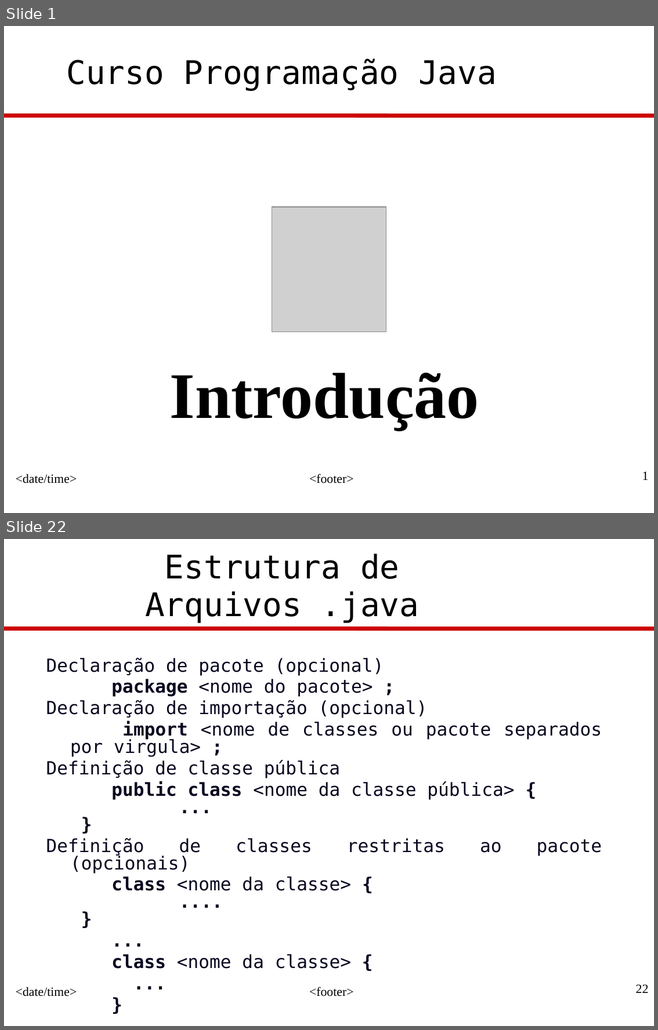
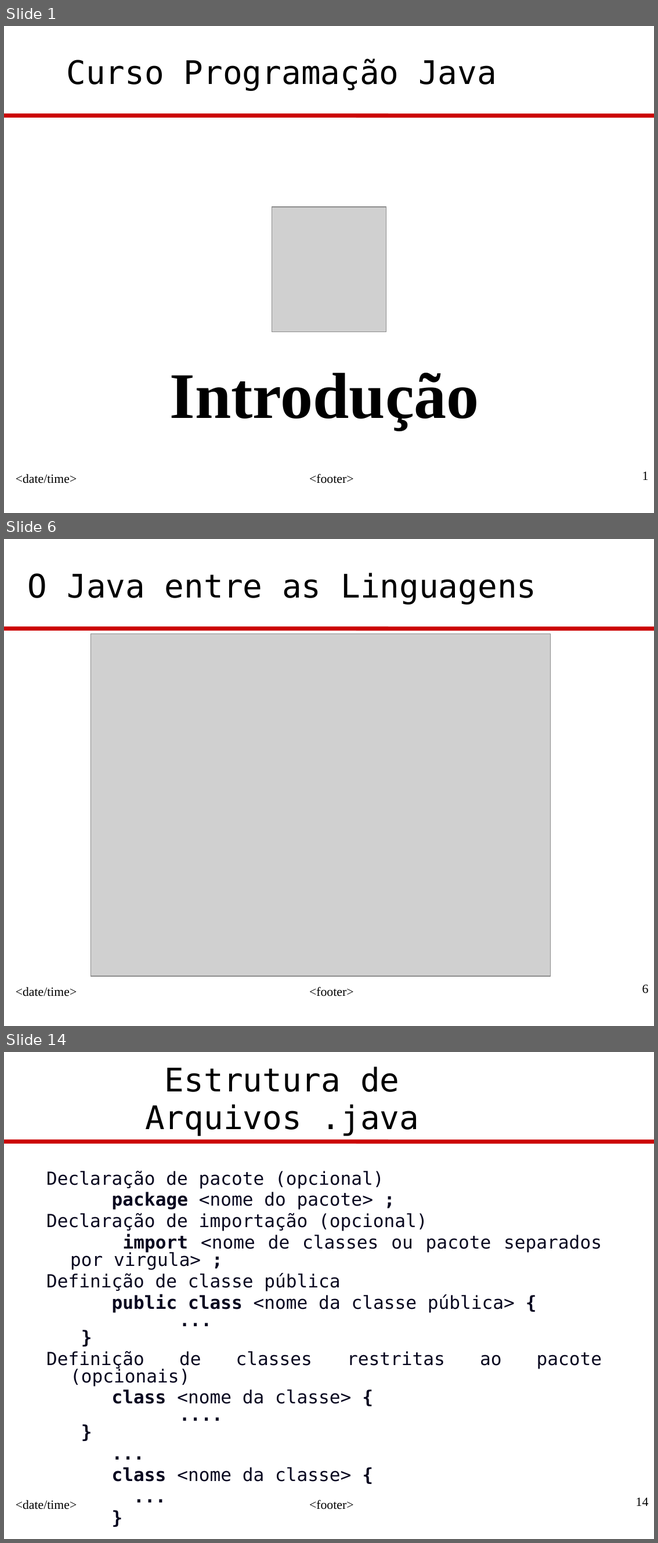
Before and after one commit to eaoliveira/DSJ-N1602, a slide deck: Professor/src/introducao/JavaProg-1-Introducao.ppt. Shown one above the other, each under a label of ours: slides 1 and 22 before the commit, slides 1, 6 and 14 after it; the slides between them are not shown. The pictures are 658x1030 and 658x1543 pixels, drawn with LibreOffice and Linux fonts; fonts in the diff are those of the drawing; grey boxes stand for pictures; background and template pictures are left out. Boxes give left, top, right and bottom in pixels: in the first picture for what was removed or moved away, otherwise in the second. Text is boxed around its words. In the diff, an @@ line names an element or a change of style, - is before the commit and + after.

```diff
--- a/Professor/src/introducao/JavaProg-1-Introducao.ppt
+++ b/Professor/src/introducao/JavaProg-1-Introducao.ppt
@@ slide 6 added at [4, 539, 654, 1026], background #FFFFFF; not listed: 4 template elements that a slide beside it also shows @@
@@ text added at [28, 573, 536, 604], 36 pt, text #000000 @@
+O Java entre as Linguagens
@@ picture added at [91, 634, 550, 976] @@
@@ what was slide 22 is now slide 14 @@
@@ page number at [636, 1497, 648, 1506]: text changed @@
-22
+14
```
Also in this commit, not shown: 12 slides changed, 7 other slides added, 17 slides removed.
